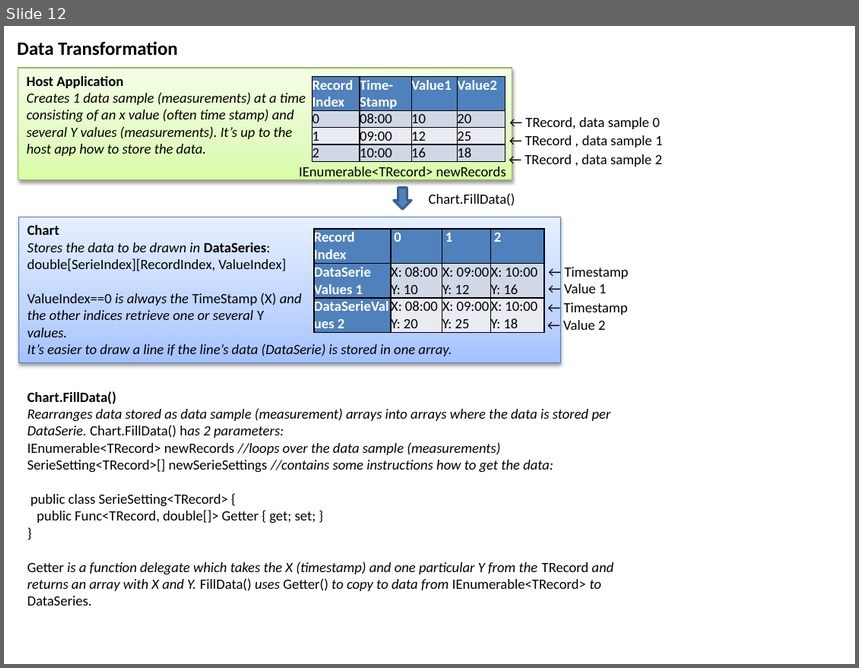
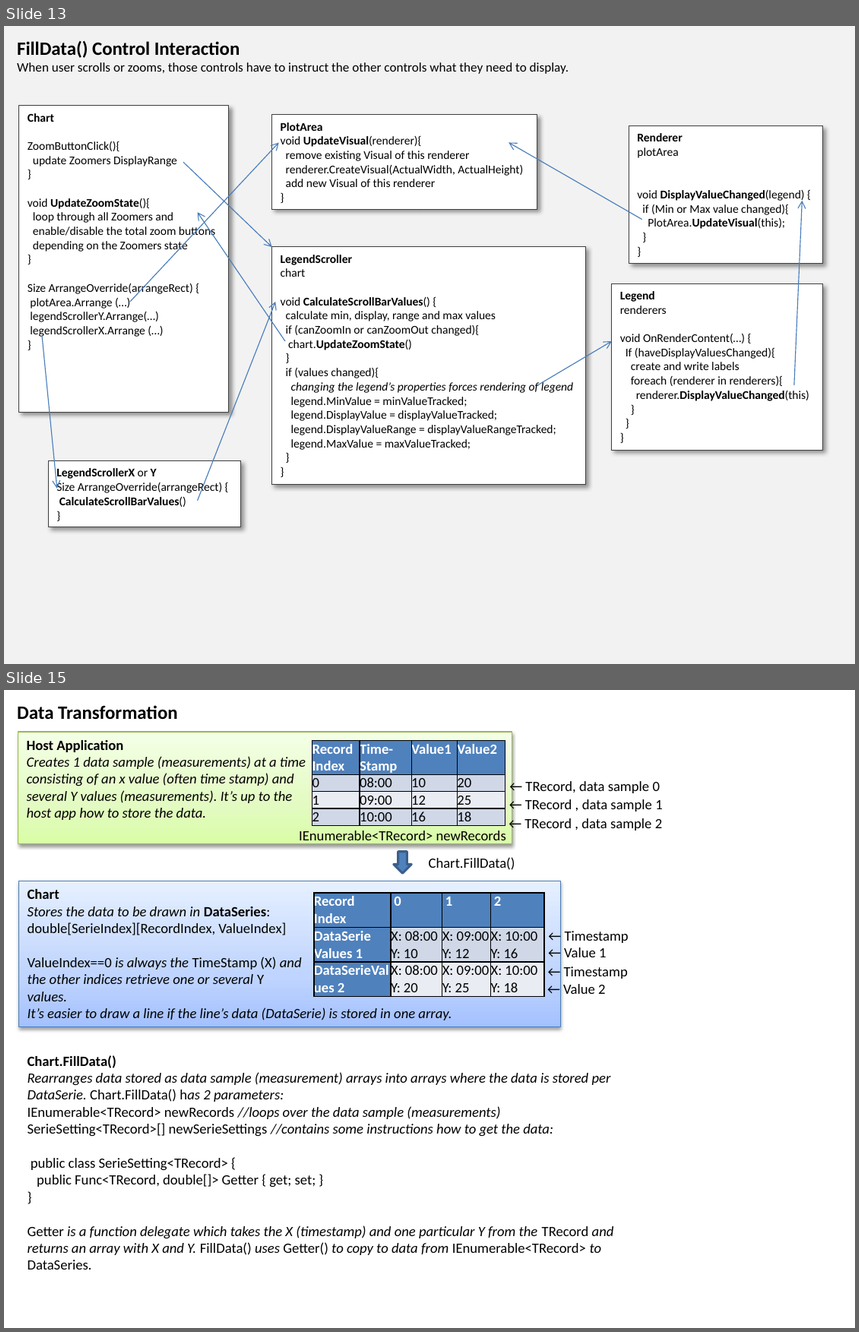
Before and after one commit to PeterHuberSg/XYGraphLib, a slide deck: XYGraphDesign1.pptx. Shown one above the other, each under a label of ours: slide 12 before the commit, slides 13 and 15 after it; the slides between them are not shown. The pictures are 859x668 and 859x1332 pixels, drawn with LibreOffice and Linux fonts; fonts in the diff are those of the drawing. Boxes give left, top, right and bottom in pixels: in the first picture for what was removed or moved away, otherwise in the second. Text is boxed around its words. In the diff, an @@ line names an element or a change of style, - is before the commit and + after.

Commit message:
Rename Zoomers: legendScrollers Move LegendScroller setup to Chart

```diff
--- a/XYGraphDesign1.pptx
+++ b/XYGraphDesign1.pptx
@@ slide 13 added at [4, 26, 855, 664], background #F2F2F2 @@
@@ text added at [17, 40, 569, 74], 11 pt, text #000000 @@
+FillData() Control Interaction
+When user scrolls or zooms, those controls have to instruct the other controls what they need to display.
@@ rectangle added at [19, 106, 229, 412], fill #FFFFFF, outline #404040 0.75 pt, 10 pt, text #000000 @@
+Chart
+ZoomButtonClick(){
+update Zoomers DisplayRange
+}
+void UpdateZoomState(){
+loop through all Zoomers and
+enable/disable the total zoom buttons
+depending on the Zoomers state
+}
+Size ArrangeOverride(arrangeRect) {
+plotArea.Arrange (…)
+legendScrollerY.Arrange(…)
+legendScrollerX.Arrange (…)
+}
@@ rectangle added at [272, 114, 538, 209], fill #FFFFFF, outline #404040 0.75 pt, 10 pt, text #000000 @@
+PlotArea
+void UpdateVisual(renderer){
+remove existing Visual of this renderer
+renderer.CreateVisual(ActualWidth, ActualHeight)
+add new Visual of this renderer
+}
@@ rectangle added at [629, 126, 823, 265], fill #FFFFFF, outline #404040 0.75 pt, 10 pt, text #000000 @@
+Renderer
+plotArea
+void DisplayValueChanged(legend) {
+if (Min or Max value changed){
+PlotArea.UpdateVisual(this);
+}
+}
@@ arrow added from (130, 302) to (279, 142), #4B7EBC 0.75 pt @@
@@ arrow added from (183, 162) to (272, 247), #4B7EBC 0.75 pt @@
@@ arrow added from (642, 219) to (509, 142), #4B7EBC 0.75 pt @@
@@ arrow added from (794, 385) to (803, 201), #4B7EBC 0.75 pt @@
@@ arrow added from (285, 342) to (197, 212), #4B7EBC 0.75 pt @@
@@ rectangle added at [272, 247, 585, 485], fill #FFFFFF, outline #404040 0.75 pt, 10 pt, text #000000 @@
+LegendScroller
+chart
+void CalculateScrollBarValues() {
+calculate min, display, range and max values
+if (canZoomIn or canZoomOut changed){
+chart.UpdateZoomState()
+}
+if (values changed){
+changing the legend’s properties forces rendering of legend
+legend.MinValue = minValueTracked;
+legend.DisplayValue = displayValueTracked;
+legend.DisplayValueRange = displayValueRangeTracked;
+legend.MaxValue = maxValueTracked;
+}
+}
@@ rectangle added at [612, 284, 823, 450], fill #FFFFFF, outline #404040 0.75 pt, 10 pt, text #000000 @@
+Legend
+renderers
+void OnRenderContent(…) {
+If (haveDisplayValuesChanged){
+create and write labels
+foreach (renderer in renderers){
+renderer.DisplayValueChanged(this)
+}
+}
+}
@@ arrow added from (197, 501) to (275, 302), #4B7EBC 0.75 pt @@
@@ arrow added from (42, 337) to (56, 489), #4B7EBC 0.75 pt @@
@@ arrow added from (538, 385) to (612, 342), #4B7EBC 0.75 pt @@
@@ rectangle added at [48, 461, 241, 528], fill #FFFFFF, outline #404040 0.75 pt, 10 pt, text #000000, bold @@
+LegendScrollerX or Y
+Size ArrangeOverride(arrangeRect) {
+CalculateScrollBarValues()
+}
@@ what was slide 12 is now slide 15 @@
```
Also in this commit, not shown: 3 slides changed, 2 other slides added, 6 other files.
